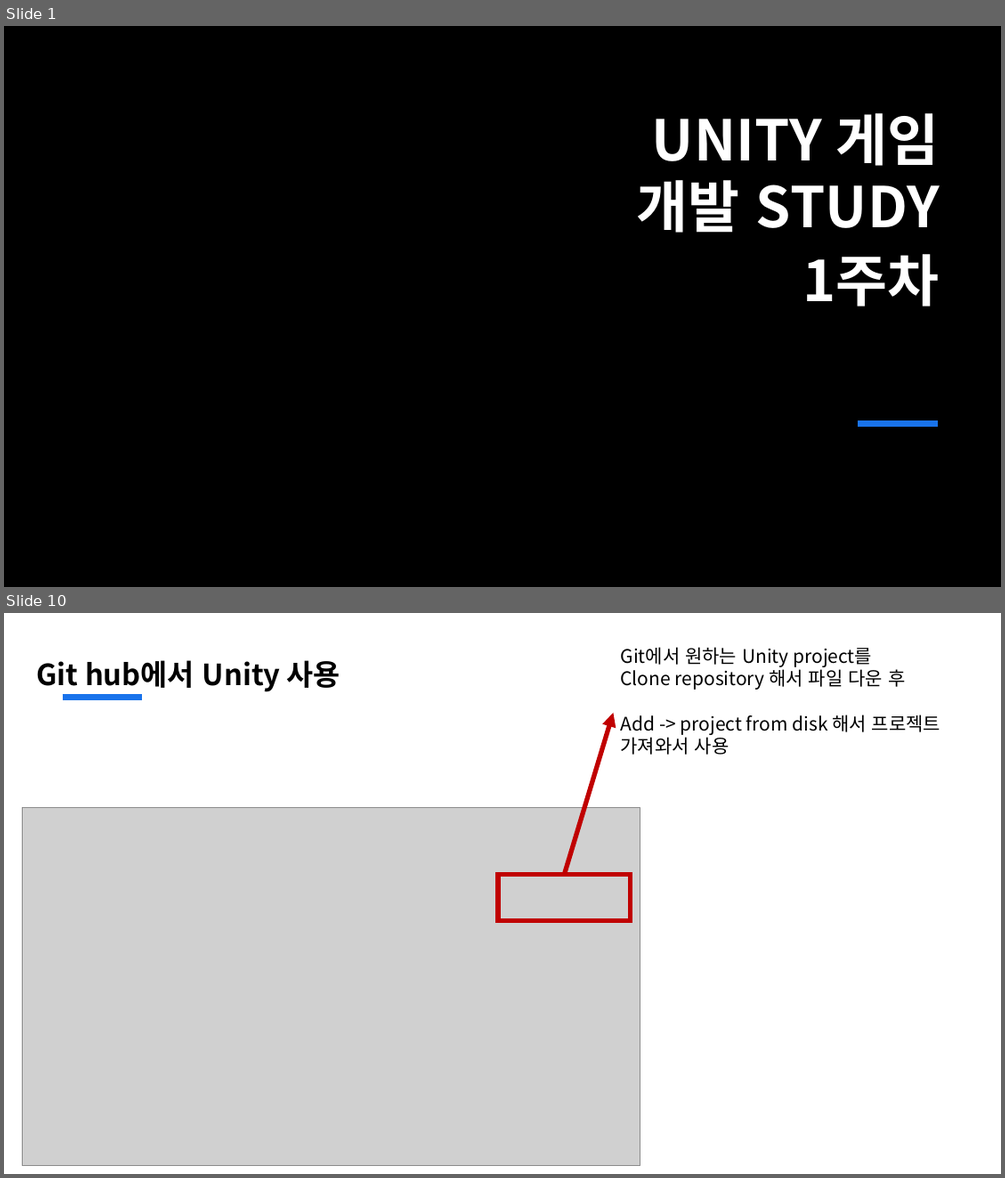
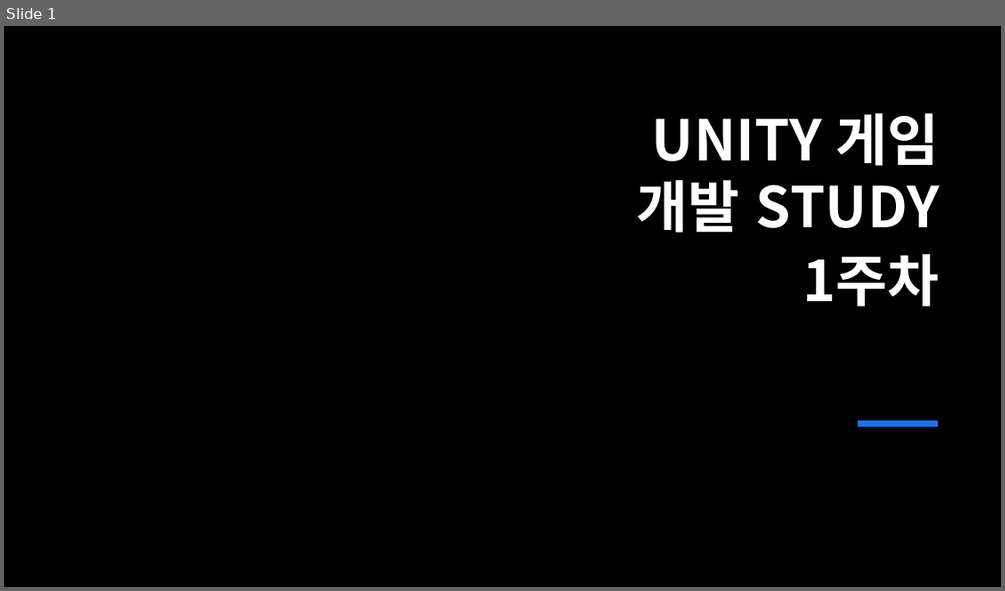
Before and after one commit to jsjin01/MJsec_Unity_Mentoring, a slide deck: MJsec_게임 개발 멘토링/MJsec_4주차.pptx. Shown one above the other, each under a label of ours: slides 1 and 10 before the commit, slide 1 after it; the slides between them are not shown. The pictures are 1005x1178 and 1005x591 pixels, drawn with LibreOffice and Linux fonts; fonts in the diff are those of the drawing; grey boxes stand for pictures; background and template pictures are left out. Boxes give left, top, right and bottom in pixels: in the first picture for what was removed or moved away, otherwise in the second. Text is boxed around its words. In the diff, an @@ line names an element or a change of style, - is before the commit and + after.

```diff
--- a/MJsec_게임 개발 멘토링/MJsec_4주차.pptx
+++ b/MJsec_게임 개발 멘토링/MJsec_4주차.pptx
@@ slide 10 removed at (4,613,1001,1174), background #FFFFFF @@
@@ text removed at (37,660,340,692) @@
-Git hub에서 Unity 사용
@@ text removed at (621,647,940,755) @@
-Git에서 원하는 Unity project를
-Clone repository 해서 파일 다운 후
-Add -> project from disk 해서 프로젝트 가져와서 사용
@@ line removed from (63, 698) to (142, 698) @@
@@ arrow removed from (564, 875) to (614, 713) @@
@@ picture removed at (22,807,639,1165) @@
@@ rectangle removed at (498,875,631,921) @@
```
Also in this commit, not shown: 13 slides added, 8 other slides removed, 12 other files.
